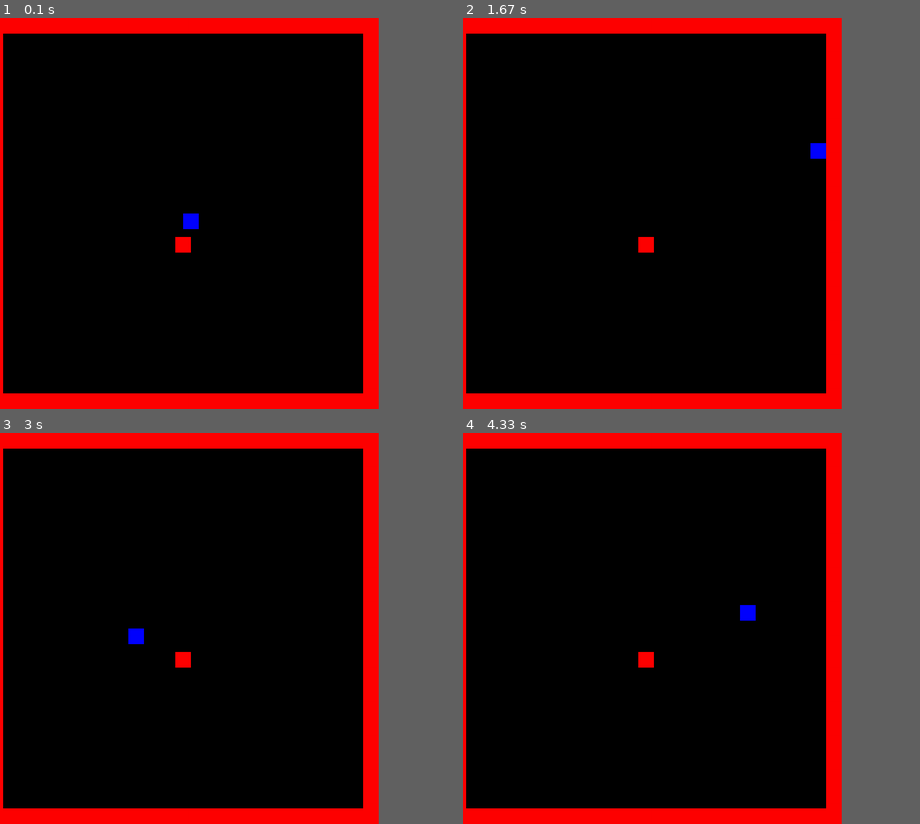
Above: before the commit, frames 1-4 (two rows, left to right).
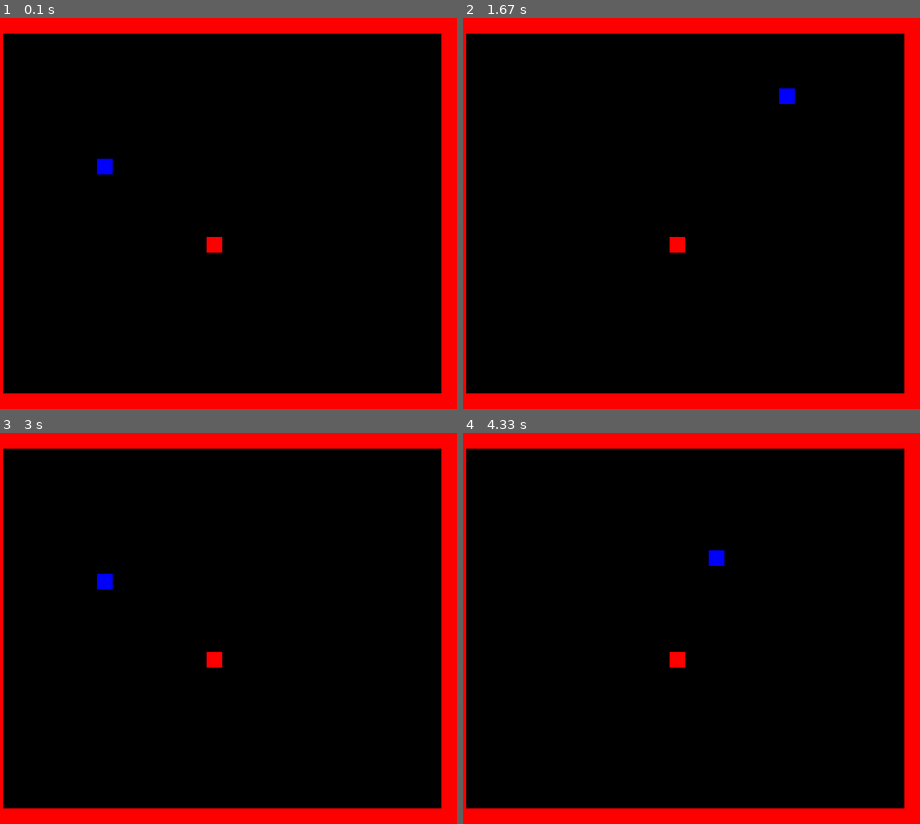
Above: after the commit, the same moments.

Repository: cduck1/dukecw-classwork
Game: pygame game, started from Tile Game/Tile Movement Game.py
The game is run twice, just before and just after one commit, with the same random seed, the same clock (stepped at 60 frames per second) and the same inputs.
Inputs:
- Up to frame 1 (0.1 s): no input
- Up to frame 2 (1.67 s): hold Right 0.33-0.8 s; hold Up 0.83-1.13 s; hold Right 1.17-1.63 s
- Up to frame 3 (3 s): hold Left 1.67-2.2 s; hold Down 2.23-2.53 s; hold Left 2.57-2.97 s
- Up to frame 4 (4.33 s): hold Up 3-3.37 s; hold Right 3.4-4.03 s; hold Down from 4.07 s (still down)
In our replay, the window is 750x750 before the commit and 900x750 after it. These sizes can differ from the game's own. Grey fills any space a smaller window leaves; there, only what the larger window draws over its background counts as a difference.

The runs differ from the first frame. In frame 1, 8.2% of the frame differs, in the area x 21-100%, y 0-100%; in frame 2, 8.2%; in frame 3, 8.2%; in frame 4, 8.2%.

Commit message:
Update Tile Movement Game.py
Larger screen, player can now spawn where a 3 is

Diff:
--- a/Tile Game/Tile Movement Game.py
+++ b/Tile Game/Tile Movement Game.py
@@ -11,7 +11,7 @@
 pygame.init()
 
 # Set the screen width and height
-size = (1000,1000)
+size = (1200,1000)
 screen = pygame.display.set_mode(size)
 
 pygame.display.set_caption("Tile Movement Game")
@@ -35,7 +35,7 @@
 # Making the player class
 class player(pygame.sprite.Sprite):
     # Define the constructor for the player
-    def __init__(self, color, width, height, x_speed, y_speed):
+    def __init__(self, color, width, height, x_speed, y_speed, x, y):
         # Call the super class (the super class for the player is sprite)
         super().__init__()
         # Create a sprite and fill it with a colour
@@ -43,11 +43,15 @@
         self.image.fill(color)
         # Set the position of the sprite
         self.rect = self.image.get_rect()
-        self.rect.x = 500
-        self.rect.y = 500
+        self.rect.x = x
+        self.rect.y = y
         # Set a speed vector
         self.change_x = 0
         self.change_y = 0
+        # Variables
+        self.health = 100
+        self.money = 0
+        self.keys = 0
 
     # Change the x and y speed of the player
     def changespeed(self, x, y):
@@ -99,44 +103,40 @@
     pass
 
 # INSTANTATION CODE
-# Instantiate the player class - colour, width, height, x, y, speed
-myPlayer = player(BLUE, 40, 40, 20, 20)
-# Add the player to a player group and an all sprites group
-player_group.add(myPlayer)
-all_sprites_group.add(myPlayer)
+
 
 # CREATING THE WALLS USING A LIST
 # Plan for creating the walls: have a list of 625 items, create wall at a specific x and y coordinates if there is a 1; once you get to the 25th element (to the end of the screen), go you down 40 pixels and start at x coord 0
 # Rows are sets of 25 elements
-# There are 625 total elements because each element represent a block of 40 by 40 and 25 x 25 = 625
+# There are 750 total elements because each element represent a block of 40 by 40 and 25 x 30 = 750
 # Top and bottom walls (25 1s) = 1,1,1,1,1,1,1,1,1,1,1,1,1,1,1,1,1,1,1,1,1,1,1,1,1
 # Side walls = 1,0,0,0,0,0,0,0,0,0,0,0,0,0,0,0,0,0,0,0,0,0,0,0,1
-wall_present = [1,1,1,1,1,1,1,1,1,1,1,1,1,1,1,1,1,1,1,1,1,1,1,1,1,
-                1,0,0,0,0,0,0,0,0,0,0,0,0,0,0,0,0,0,0,0,0,0,0,0,1,
-                1,0,0,0,0,0,0,0,0,0,0,0,0,0,0,0,0,0,0,0,0,0,0,0,1,
-                1,0,0,0,0,0,0,0,0,0,0,0,0,0,0,0,0,0,0,0,0,0,0,0,1,
-                1,0,0,0,0,0,0,0,0,0,0,0,0,0,0,0,0,0,0,0,0,0,0,0,1,
-                1,0,0,0,0,0,0,0,0,0,0,0,0,0,0,0,0,0,0,0,0,0,0,0,1,
-                1,0,0,0,0,0,0,0,0,0,0,0,0,0,0,0,0,0,0,0,0,0,0,0,1,
-                1,0,0,0,0,0,0,0,0,0,0,0,0,0,0,0,0,0,0,0,0,0,0,0,1,
-                1,0,0,0,0,0,0,0,0,0,0,0,0,0,0,0,0,0,0,0,0,0,0,0,1,
-                1,0,0,0,0,0,0,0,0,0,0,0,0,0,0,0,0,0,0,0,0,0,0,0,1,
-                1,0,0,0,0,0,0,0,0,0,0,0,0,0,0,0,0,0,0,0,0,0,0,0,1,
-                1,0,0,0,0,0,0,0,0,0,0,0,0,0,0,0,0,0,0,0,0,0,0,0,1,
-                1,0,0,0,0,0,0,0,0,0,0,0,0,0,0,0,0,0,0,0,0,0,0,0,1,
-                1,0,0,0,0,0,0,0,0,0,0,0,0,0,0,0,0,0,0,0,0,0,0,0,1,
-                1,0,0,0,0,0,0,0,0,0,0,0,2,0,0,0,0,0,0,0,0,0,0,0,1,
-                1,0,0,0,0,0,0,0,0,0,0,0,0,0,0,0,0,0,0,0,0,0,0,0,1,
-                1,0,0,0,0,0,0,0,0,0,0,0,0,0,0,0,0,0,0,0,0,0,0,0,1,
-                1,0,0,0,0,0,0,0,0,0,0,0,0,0,0,0,0,0,0,0,0,0,0,0,1,
-                1,0,0,0,0,0,0,0,0,0,0,0,0,0,0,0,0,0,0,0,0,0,0,0,1,
-                1,0,0,0,0,0,0,0,0,0,0,0,0,0,0,0,0,0,0,0,0,0,0,0,1,
-                1,0,0,0,0,0,0,0,0,0,0,0,0,0,0,0,0,0,0,0,0,0,0,0,1,
-                1,0,0,0,0,0,0,0,0,0,0,0,0,0,0,0,0,0,0,0,0,0,0,0,1,
-                1,0,0,0,0,0,0,0,0,0,0,0,0,0,0,0,0,0,0,0,0,0,0,0,1,
-                1,0,0,0,0,0,0,0,0,0,0,0,0,0,0,0,0,0,0,0,0,0,0,0,1,
-                1,1,1,1,1,1,1,1,1,1,1,1,1,1,1,1,1,1,1,1,1,1,1,1,1]
-for i in range (0,625):
+wall_present = [1,1,1,1,1,1,1,1,1,1,1,1,1,1,1,1,1,1,1,1,1,1,1,1,1,1,1,1,1,1,
+                1,0,0,0,0,0,0,0,0,0,0,0,0,0,0,0,0,0,0,0,0,0,0,0,0,0,0,0,0,1,
+                1,0,0,0,0,0,0,0,0,0,0,0,0,0,0,0,0,0,0,0,0,0,0,0,0,0,0,0,0,1,
+                1,0,0,0,0,0,0,0,0,0,0,0,0,0,0,0,0,0,0,0,0,0,0,0,0,0,0,0,0,1,
+                1,0,0,0,0,0,0,0,0,0,0,0,0,0,0,0,0,0,0,0,0,0,0,0,0,0,0,0,0,1,
+                1,0,0,0,0,0,0,0,0,0,0,0,0,0,0,0,0,0,0,0,0,0,0,0,0,0,0,0,0,1,
+                1,0,0,0,0,0,0,0,0,0,0,0,0,0,0,0,0,0,0,0,0,0,0,0,0,0,0,0,0,1,
+                1,0,0,0,0,0,0,0,0,0,0,0,0,0,0,0,0,0,0,0,0,0,0,0,0,0,0,0,0,1,
+                1,0,0,0,0,0,0,0,0,0,0,0,0,0,0,0,0,0,0,0,0,0,0,0,0,0,0,0,0,1,
+                1,0,0,0,0,0,0,3,0,0,0,0,0,0,0,0,0,0,0,0,0,0,0,0,0,0,0,0,0,1,
+                1,0,0,0,0,0,0,0,0,0,0,0,0,0,0,0,0,0,0,0,0,0,0,0,0,0,0,0,0,1,
+                1,0,0,0,0,0,0,0,0,0,0,0,0,0,0,0,0,0,0,0,0,0,0,0,0,0,0,0,0,1,
+                1,0,0,0,0,0,0,0,0,0,0,0,0,0,0,0,0,0,0,0,0,0,0,0,0,0,0,0,0,1,
+                1,0,0,0,0,0,0,0,0,0,0,0,0,0,0,0,0,0,0,0,0,0,0,0,0,0,0,0,0,1,
+                1,0,0,0,0,0,0,0,0,0,0,0,0,0,2,0,0,0,0,0,0,0,0,0,0,0,0,0,0,1,
+                1,0,0,0,0,0,0,0,0,0,0,0,0,0,0,0,0,0,0,0,0,0,0,0,0,0,0,0,0,1,
+                1,0,0,0,0,0,0,0,0,0,0,0,0,0,0,0,0,0,0,0,0,0,0,0,0,0,0,0,0,1,
+                1,0,0,0,0,0,0,0,0,0,0,0,0,0,0,0,0,0,0,0,0,0,0,0,0,0,0,0,0,1,
+                1,0,0,0,0,0,0,0,0,0,0,0,0,0,0,0,0,0,0,0,0,0,0,0,0,0,0,0,0,1,
+                1,0,0,0,0,0,0,0,0,0,0,0,0,0,0,0,0,0,0,0,0,0,0,0,0,0,0,0,0,1,
+                1,0,0,0,0,0,0,0,0,0,0,0,0,0,0,0,0,0,0,0,0,0,0,0,0,0,0,0,0,1,
+                1,0,0,0,0,0,0,0,0,0,0,0,0,0,0,0,0,0,0,0,0,0,0,0,0,0,0,0,0,1,
+                1,0,0,0,0,0,0,0,0,0,0,0,0,0,0,0,0,0,0,0,0,0,0,0,0,0,0,0,0,1,
+                1,0,0,0,0,0,0,0,0,0,0,0,0,0,0,0,0,0,0,0,0,0,0,0,0,0,0,0,0,1,
+                1,1,1,1,1,1,1,1,1,1,1,1,1,1,1,1,1,1,1,1,1,1,1,1,1,1,1,1,1,1]
+for i in range (0,750):
     # temp_x and temp_y are the temporary values where the wall will be created for that iteration of the for loop, so if there is a 1 at that position, it will be created at a different x and y each time
     # We have an if i == 0 here because we need the walls to start at zero, if it didnt we would start with temp_x = temp_x + 40 and so fourth
     # Add 40 to the x coordinate for the wall when there is a y in the list
@@ -148,7 +148,7 @@
     # Increases the y value (goes down to the next row of walls) once the row is filled (after 25 elements in the list), but dont change it when i = 0
     if i == 0:
         temp_y = 0
-    elif i % 25 == 0:
+    elif i % 30 == 0:
         temp_x = 0
         temp_y = temp_y + 40
 
@@ -163,6 +163,12 @@
         innerwall_group.add(myInnerWall)
         allwall_group.add(myInnerWall)
         all_sprites_group.add(myInnerWall)
+    if wall_present[i] == 3:
+        # Instantiate the player class - colour, width, height, x, y, speed
+        myPlayer = player(BLUE, 40, 40, 20, 20, temp_x, temp_y)
+        # Add the player to a player group and an all sprites group
+        player_group.add(myPlayer)
+        all_sprites_group.add(myPlayer)
 
 
 # MAIN PROGRAM LOOP
